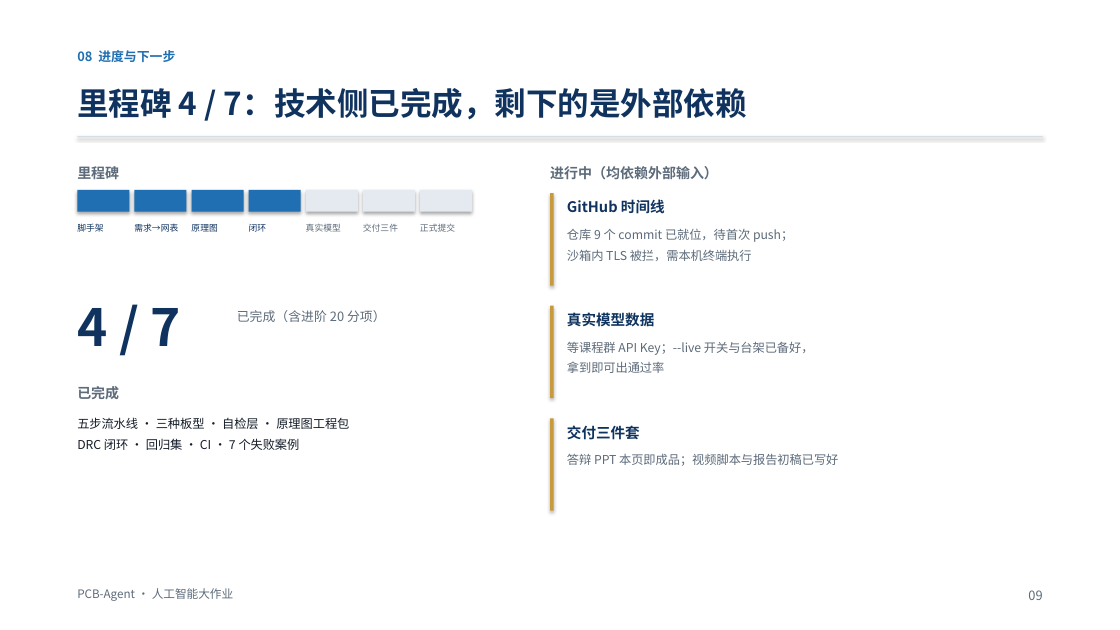
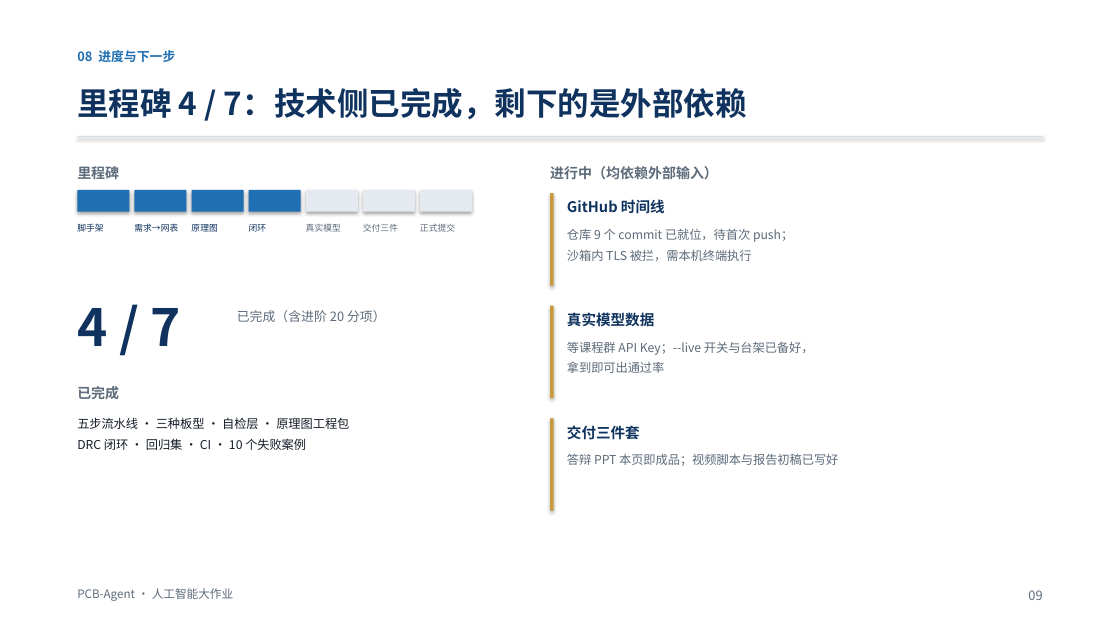
Before and after one commit to yw-youth/AI-LLM-, a slide deck: slide 9 of docs/deck/答辩PPT.pptx. Drawn at 1120x630 pixels with LibreOffice and Linux fonts; fonts in the diff are those of the drawing. Boxes give left, top, right and bottom in pixels: in the first picture for what was removed or moved away, otherwise in the second. Text is boxed around its words. In the diff, an @@ line names an element or a change of style, - is before the commit and + after.

```diff
--- a/docs/deck/答辩PPT.pptx
+++ b/docs/deck/答辩PPT.pptx
@@ text at (77, 438, 306, 450): text changed @@
-DRC 闭环 · 回归集 · CI · 7 个失败案例
+DRC 闭环 · 回归集 · CI · 10 个失败案例
```
Also in this commit, not shown: 4 other slides changed, 12 other files.
